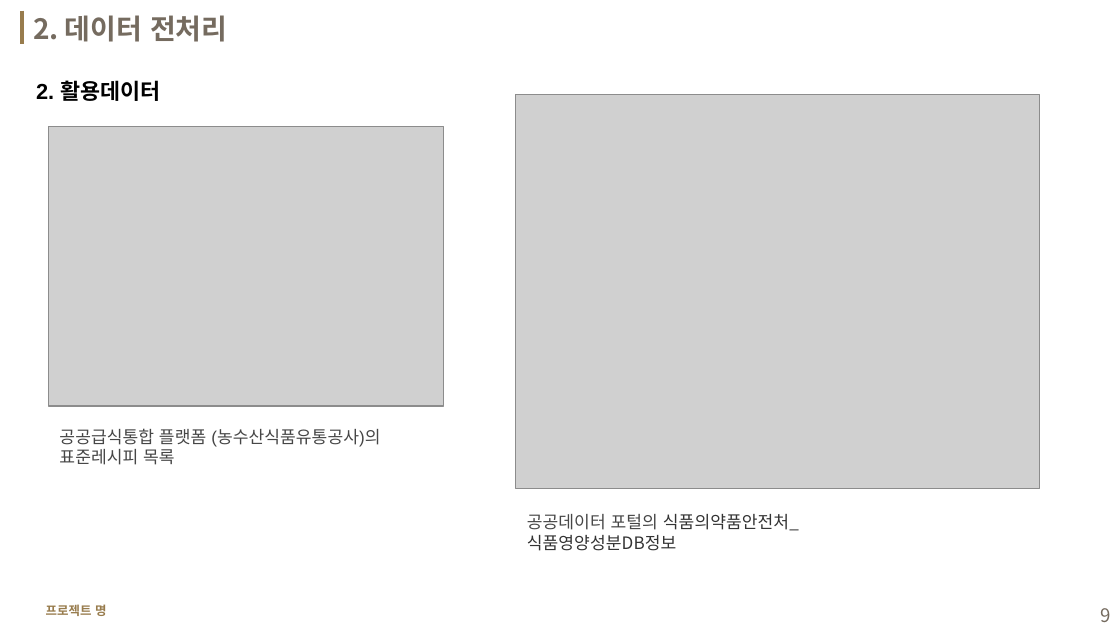
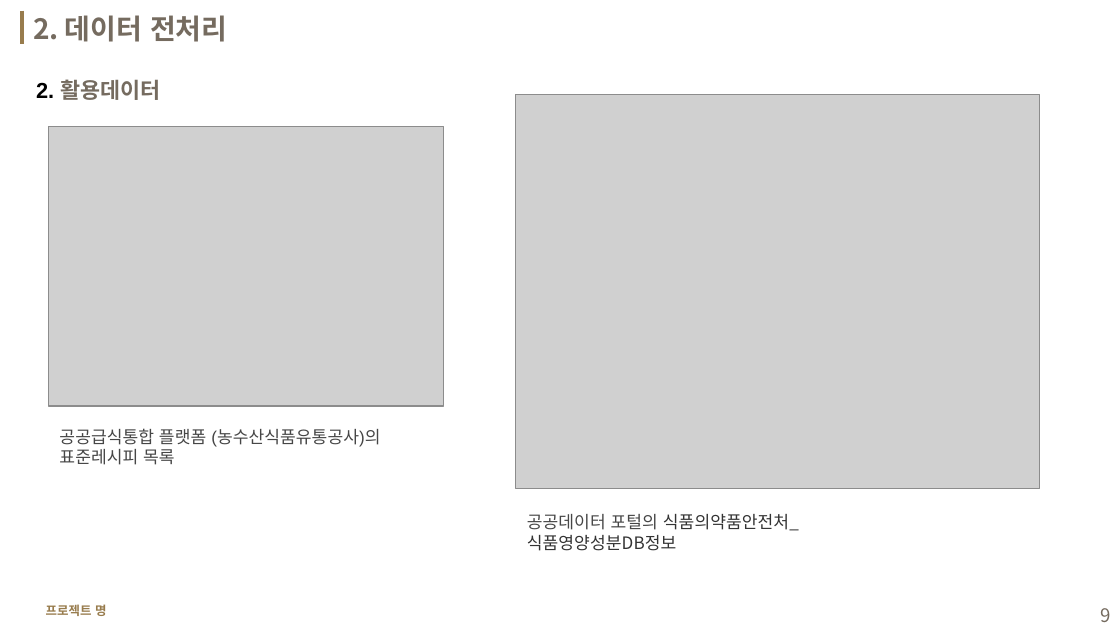
Before and after one commit to ssoom98/personal_project, a slide deck: slide 9 of ppt/발표 ppt.pptx. Drawn at 1120x630 pixels with LibreOffice and Linux fonts; fonts in the diff are those of the drawing; grey boxes stand for pictures; background and template pictures are left out. Boxes give left, top, right and bottom in pixels: in the first picture for what was removed or moved away, otherwise in the second. Text is boxed around its words. In the diff, an @@ line names an element or a change of style, - is before the commit and + after.

Commit message:
'데이터추가후재학습'

```diff
--- a/ppt/발표 ppt.pptx
+++ b/ppt/발표 ppt.pptx
@@ text "2. 활용데이터" at (36,79,160,100): text colour #000000 to #756B5F in "활용데이터" @@
```
Also in this commit, not shown: 7 other slides changed, 1 other file.
